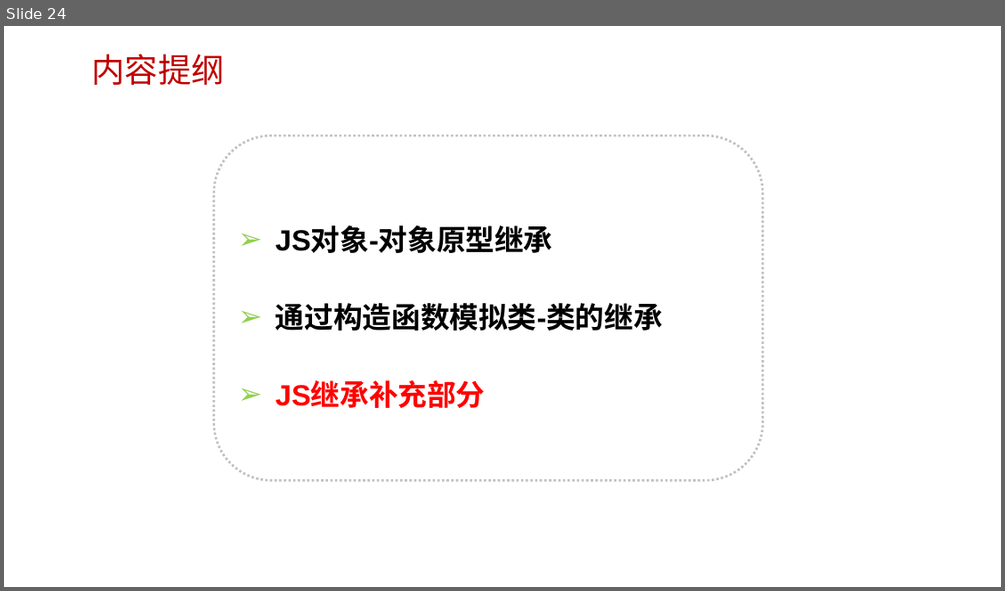
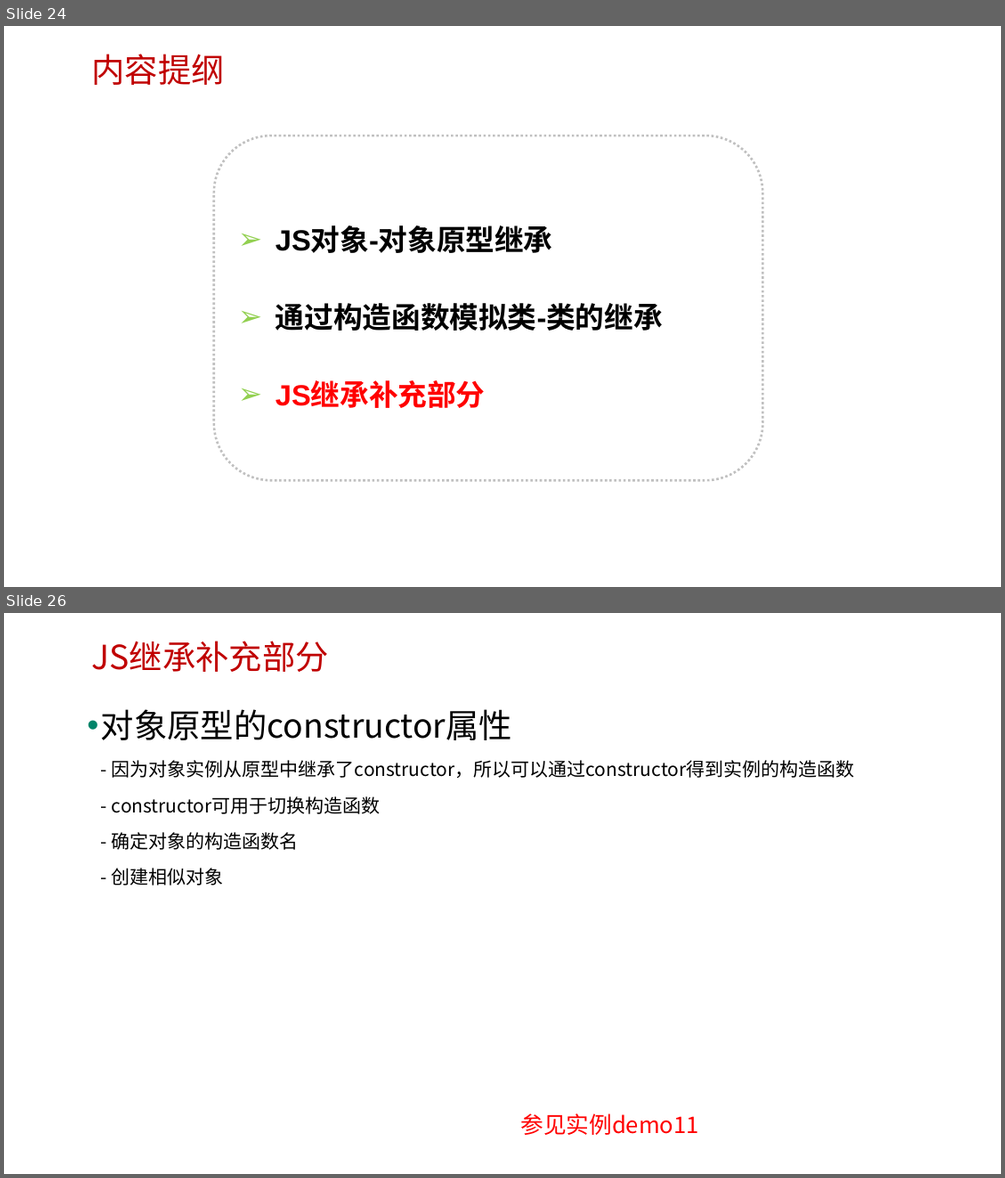
Before and after one commit to edu2act/course-javascript-advanced, a slide deck: 课程PPT/07.JavaScript面向对象编程 一.pptx. Shown one above the other, each under a label of ours: slide 24 before the commit, slides 24 and 26 after it; the slides between them are not shown. The pictures are 1005x591 and 1005x1178 pixels, drawn with LibreOffice and Linux fonts; fonts in the diff are those of the drawing; background and template pictures are left out. Boxes give left, top, right and bottom in pixels: in the first picture for what was removed or moved away, otherwise in the second. Text is boxed around its words. In the diff, an @@ line names an element or a change of style, - is before the commit and + after.

```diff
--- a/课程PPT/07.JavaScript面向对象编程 一.pptx
+++ b/课程PPT/07.JavaScript面向对象编程 一.pptx
@@ slide 26 added at (4, 613, 1001, 1174), background picture (left out) @@
@@ text added at (91, 641, 328, 672), 32 pt, text #C00000 @@
+JS继承补充部分
@@ text added at (101, 709, 855, 885), 18 pt, text #000000 @@
+• 对象原型的constructor属性
+  - 因为对象实例从原型中继承了constructor，所以可以通过constructor得到实例的构造函数
+  - constructor可用于切换构造函数
+  - 确定对象的构造函数名
+  - 创建相似对象
@@ text added at (521, 1113, 699, 1135), 22 pt, text #FF0000 @@
+参见实例demo11
```
Also in this commit, not shown: 6 slides changed, 2 other slides added, 1 slide removed, 10 other files.
